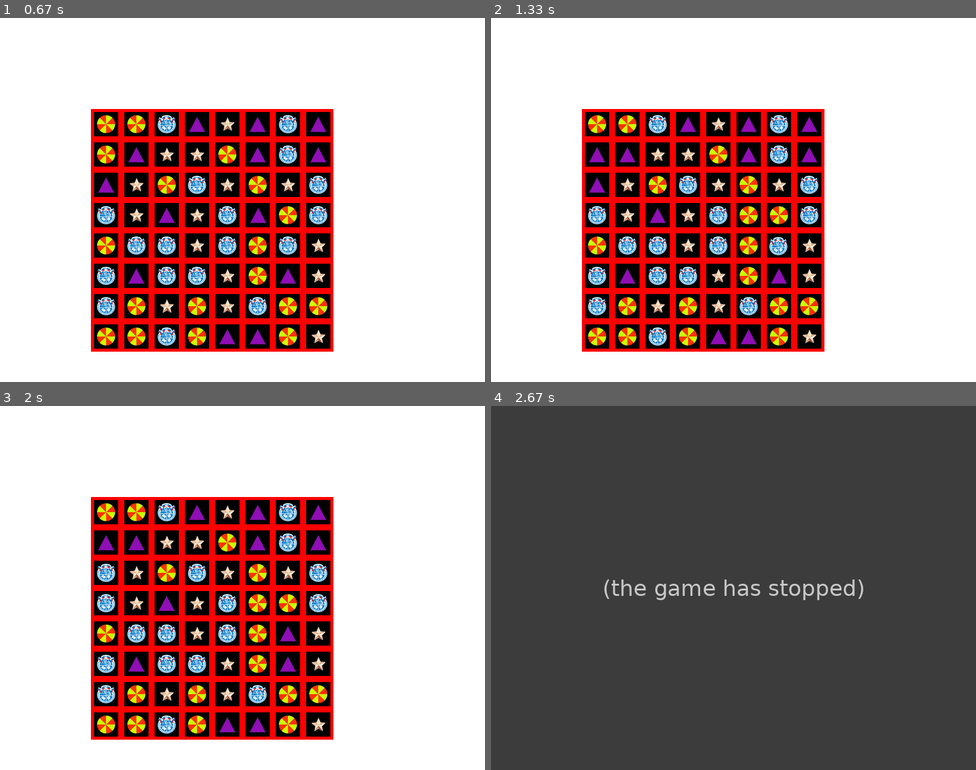
Above: before the commit, frames 1-4 (two rows, left to right).
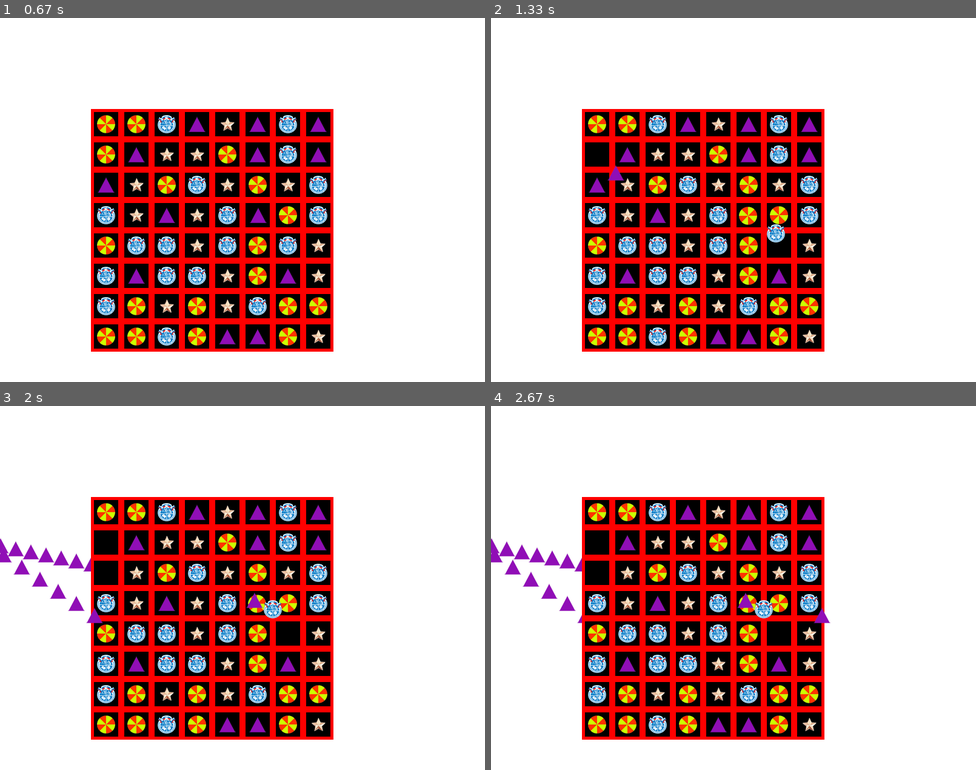
Above: after the commit, the same moments.

Repository: kbogomolov95/ProjectPyGame
Game: pygame game, started from ui.py
Two runs of this game, one before a commit and one after it. Both use one fixed random seed, a clock stepped at 60 frames per second and the inputs below.
Inputs (mouse positions are in pixels of both pictures, inside the frame that each line leads up to):
- Up to frame 1 (0.67 s): click (242, 200) at 0.38 s
- Up to frame 2 (1.33 s): click (583, 145) at 0.72 s; click (791, 232) at 1.05 s
- Up to frame 3 (2 s): click (67, 577) at 1.38 s; click (426, 726) at 1.72 s
- Up to frame 4 (2.67 s): click (830, 558) at 2.05 s; click (883, 580) at 2.38 s

Frame 1 is identical in both runs. In frame 2, 0.5% of the frame differs, in the area x 20-62%, y 35-66%; in frame 3, 1.4%; in frame 4, 100%, in the area x 0-100%, y 0-100%.
Error before the commit: IndexError: list index out of range (logic.py line 89); the game stopped at 2.43 s (later frames are placeholders)

Commit message:
Not a chlen! Swipe animation

Diff:
--- a/ui.py
+++ b/ui.py
@@ -73,6 +73,8 @@
             if params['move']:
                 self.rect.x += params['move'][0]
                 self.rect.y += params['move'][1]
+                self.x0 = self.rect.x
+                self.y0 = self.rect.y
                 self.selected = False
 
             if self.selected:
@@ -178,12 +180,11 @@
                     pos1 = event.pos
                     all_sprites.update(params, pos1)
                 else:
-                    params['selected'] = False
                     pos2 = event.pos
                     all_sprites.update(params, pos2)
                     mov1 = calc(pos1, pos2)
                     mov2 = calc(pos2, pos1)
-                    timer = 11
+                    timer = 16
 
     if timer:
         timer -= 1
@@ -203,9 +204,12 @@
     pygame.display.flip()
     if timer == 1:
         timer -= 1
-        mov1, mov2 = False, False
         update_map(get_i_j(pos1), get_i_j(pos2))
         pos1 = None
         pos2 = None
+        params['selected'] = False
+    elif timer == 6:
+        mov1, mov2 = False, False
+        params['selected'] = True
 
 pygame.quit()
